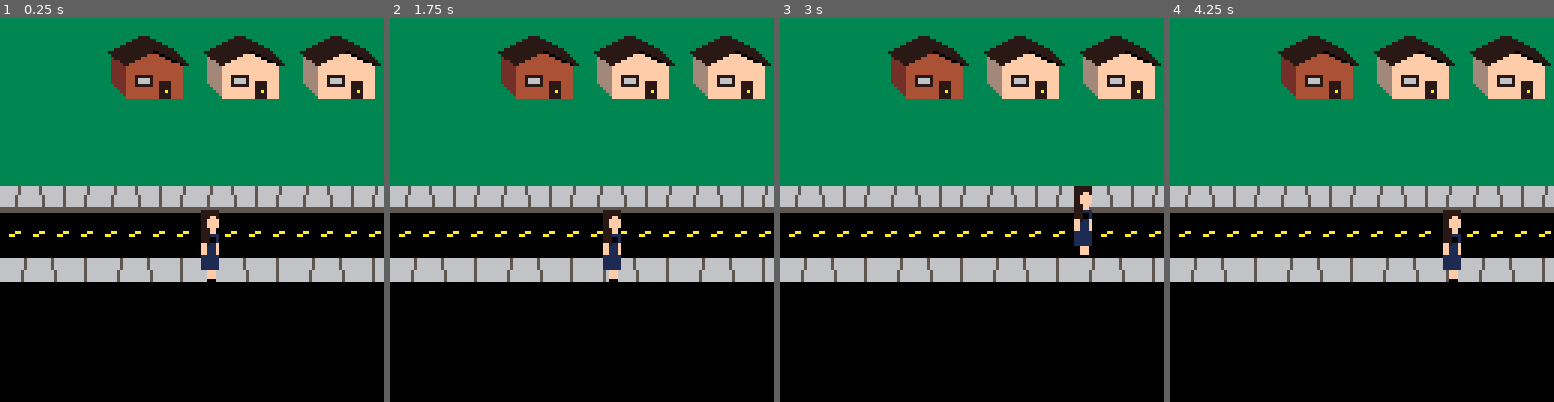
Above: before the commit, frames 1-4 (left to right).
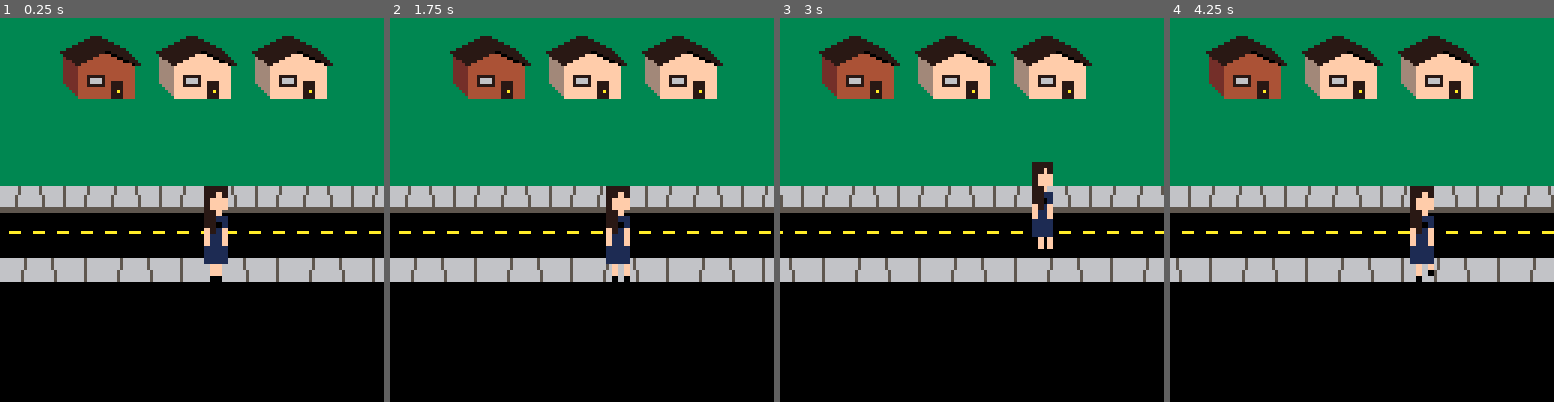
Above: after the commit, the same moments.

Repository: Minimistro32/kate
Game: PICO-8 cartridge kate.p8
Two runs of this game, one before a commit and one after it. Both use one fixed random seed, a clock stepped at 60 frames per second and the inputs below.
Inputs:
- Up to frame 1 (0.25 s): no input
- Up to frame 2 (1.75 s): tap X (X key) at 0.33, 1.07 s; tap O (Z key) at 0.7, 1.7 s; hold Right from 1.6 s (still down)
- Up to frame 3 (3 s): tap X (X key) at 1.85, 2.97 s; release Right at 2.1 s; tap O (Z key) at 2.1, 2.5, 2.9 s; hold Up 2.15-2.42 s; hold Right from 2.47 s (still down)
- Up to frame 4 (4.25 s): release Right at 3.03 s; hold Left 3.08-3.58 s; tap O (Z key) at 3.3, 3.7, 4.1 s; hold Down 3.63-3.97 s; hold Right from 4.02 s (still down); tap X (X key) at 4.08 s

The runs differ from the first frame. In frame 1, 12% of the frame differs, in the area x 2-100%, y 4-69%; in frame 2, 12%; in frame 3, 16%; in frame 4, 16%, in the area x 1-100%, y 4-69%.

Commit message:
added parallax and manual scrolling

Diff:
--- a/kate.p8
+++ b/kate.p8
@@ -3,16 +3,17 @@
 __lua__
 -- INIT
 function _init()
-	poke(0x5f2e,1) --persist pal swap
+	poke(0x5f2e,0) --persist pal swap
 	pal({1,2,3,4,5,6,7,10,134,133,132,128,13,11,15,16}, 1)
 
 	pal_swap_screen_segment()
 
 	timer = 0
-	x_scroll = 0
+	x_scroll = 16
+	can_scroll_back = false
 
 	x_pos = 64
-	y_pos = 64
+	y_pos = 56
 	facing_cam = true
 
 	house_palettes = { --can't use 14, 12, 6, or 8
@@ -36,6 +37,7 @@
 
 	houses = {}
 	add_houses(6)
+	should_cycle_once = true
 end
 
 function add_houses(n)
@@ -59,42 +61,51 @@
 -->8
 --UPDATE
 function _update()
-	-- if timer%1 == 0 then
-	-- 	x_scroll += 1
-	-- end
-
-	-- --cycles houses
-	-- if x_scroll % 128 == 0 then
-	-- 	for i=0,2 do
-	-- 		add_houses(1)
-	-- 		deli(houses, 1)
-	-- 	end
-	-- end
+	--player data
+	kate_scale = min(max(((y_pos-4)/32)^2, 0.4), 2) --literal magic
 
 	--input
-	kate_scale = min(max(((y_pos-4)/32)^2, 0.4), 1.5) --literal magic
 	speed_scale = min(((y_pos)/56)^2, 1) --literal magic (56?)
+	moving = btn() & 0x0f > 0
+
 	if (btn(0)) then
-		x_pos-=(1*speed_scale)
+		if y_pos > 39 and x_pos < 12 and x_scroll % 128 > 10 then
+			x_scroll-=0.5
+		elseif x_pos > -4 then
+			x_pos-=(1*speed_scale)
+		end
 		facing_cam = false
 	end
 	if (btn(1)) then
-		x_pos+=(1*speed_scale)
+		if y_pos > 39 and x_pos > 80 then
+			x_scroll+=0.5
+		else
+			x_pos+=(1*speed_scale)
+		end
 		facing_cam = true
 	end
 	if (btn(2)) and y_pos > 22.5 then
 		y_pos-=(1*speed_scale)
 		facing_cam = false
 	end
-	if (btn(3)) and y_pos < 64 then
+	if (btn(3)) and y_pos < 56 then
 		y_pos+=(1*speed_scale)
 		facing_cam = true
 	end
 
+	--cycles houses
+	if x_scroll % 128 == 0 and should_cycle_once then
+		for i=0,2 do
+			add_houses(1)
+			deli(houses, 1)
+		end
+		should_cycle_once = false
+	else
+		should_cycle_once = true
+	end
+
 	timer += 1
 end
-
-
 
 -->8
 --DRAW
@@ -104,9 +115,12 @@
 	palt(0, false)
 	palt(14, true)
 
+	-- print(x_pos, y_pos)
+	-- print(x_scroll % 128)
+
 	--sidewalk
 	for i=0,4 do
-		spr(128,0 + i*32 - (x_scroll % 32),56,4,4)
+		spr(128,0 + i*32 - ((x_scroll*2) % 32),56,4,4)
 	end
 
 	--houses
@@ -122,9 +136,9 @@
 		end
 	end
 
-	--kate
-	sspr(40 + 16 * tonum(facing_cam), 0, 8, 16, x_pos, y_pos, 8 * kate_scale, 16 * kate_scale)
-	-- draw_kate_face()
+
+	sspr(40 + 40 * tonum(facing_cam) + 8 * tonum(moving) * (flr(timer / 5) % 4), 0, 8, 16, x_pos, y_pos, 8 * kate_scale, 16 * kate_scale)
+
 
 	palt()
 end
Not shown, changed: 63 lines of the sprite sheet (__gfx__) section of kate.p8
Not shown, changed: the music (__music__) section of kate.p8
Not shown, changed: the sound effects (__sfx__) section of kate.p8
